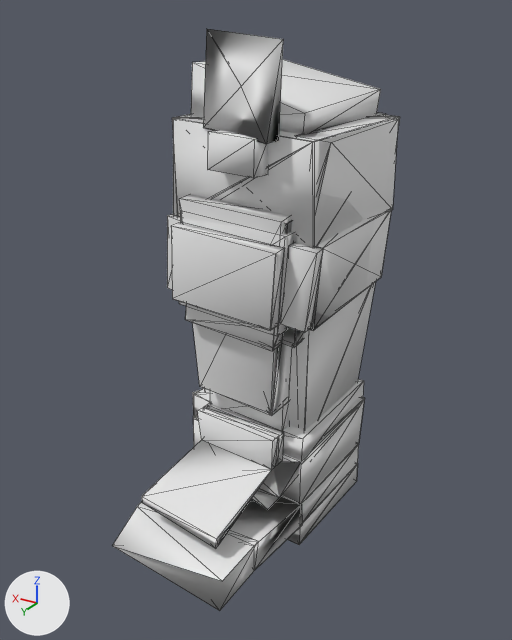
Before and after pictures for a commit that changed the OBJ model src/main/resources/assets/kn8/meshes/kota/shin_right.obj.
The view is the same before and after, from a 50 mm lens placed at (-0.219, 0.575, 0.515), pointed at (0.105, 0.035, 0.245). Lighting does not change. The marker at lower left points along +X, +Y and +Z. The first picture is the older version. Mesh edges are drawn as thin lines. Where no turn or scale is listed for an object, it has been applied to the vertices. Vertices at exactly the same position are counted once.

Names of what the first picture shows: 'shin_right'.
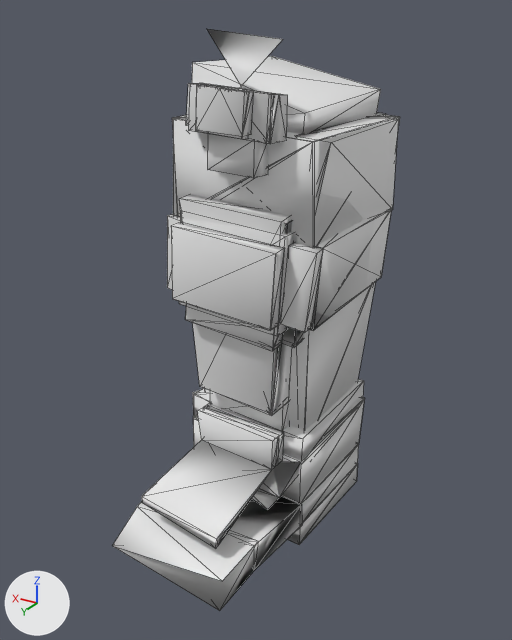
Where the change shows, as pixel boxes (x1, y1, x2, y2) in the pictures (512 x 640 px):
part 1 of me_shin_right, built on
    before: (203, 30, 302, 567)
    after: (186, 83, 302, 567)

What the commit changed:
me_shin_right is used by ob_shin_right; location (0.0, 0.0, 0.0).
me_shin_right had 381 vertices, 711 faces and spanned x 0.022..0.196, y -0.111..0.178, z 0.0..0.505.
me_shin_right now has 442 vertices, 769 faces and spans x 0.022..0.196, y -0.111..0.178, z 0.0..0.505.
Part 1, on me_shin_right:
20 faces are deleted.
61 vertices are added at x 0.058..0.148, y 0.05..0.099, z 0.422..0.464.
78 new faces join them.
